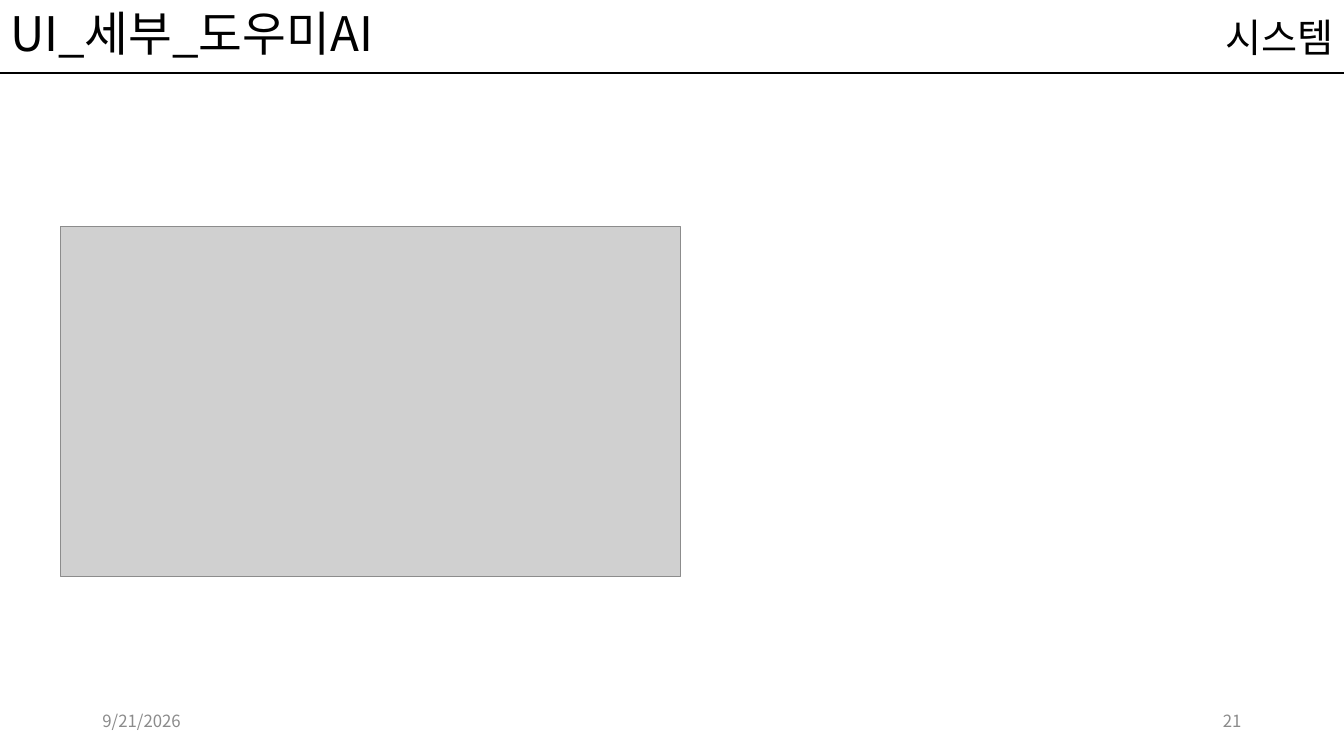
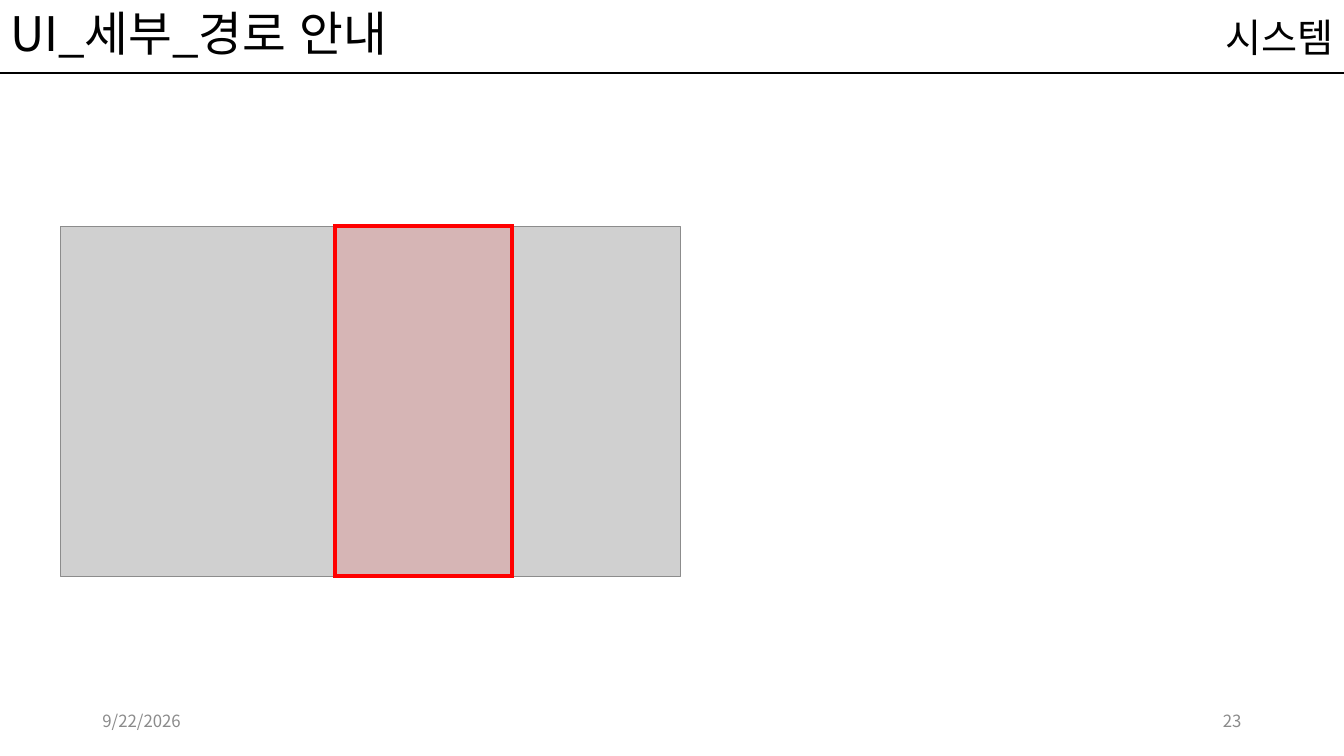
Before and after one commit to kwakyerin/2026_Graduation_Project, a slide deck: slide 23 of documents/HyunahKwon/design/designing/배트와 달트_기획서.pptx (slide 21 before the commit). Drawn at 1344x756 pixels with LibreOffice and Linux fonts; fonts in the diff are those of the drawing; grey boxes stand for pictures. Boxes give left, top, right and bottom in pixels: in the first picture for what was removed or moved away, otherwise in the second. Text is boxed around its words. In the diff, an @@ line names an element or a change of style, - is before the commit and + after.

```diff
--- a/documents/HyunahKwon/design/designing/배트와 달트_기획서.pptx
+++ b/documents/HyunahKwon/design/designing/배트와 달트_기획서.pptx
@@ title at box(10, 11, 388, 58): text changed @@
-UI_세부_도우미AI
+UI_세부_경로 안내
@@ rectangle added at box(335, 227, 512, 577), fill #FF0000 at 13% opacity, outline #FF0000 3 pt @@
@@ text at box(102, 714, 180, 730): text changed @@
-9/21/2026
+9/22/2026
@@ page number at box(1223, 714, 1242, 727): text changed @@
-21
+23
```
Also in this commit, not shown: 16 other slides changed, 3 slides added, 1 other file.
